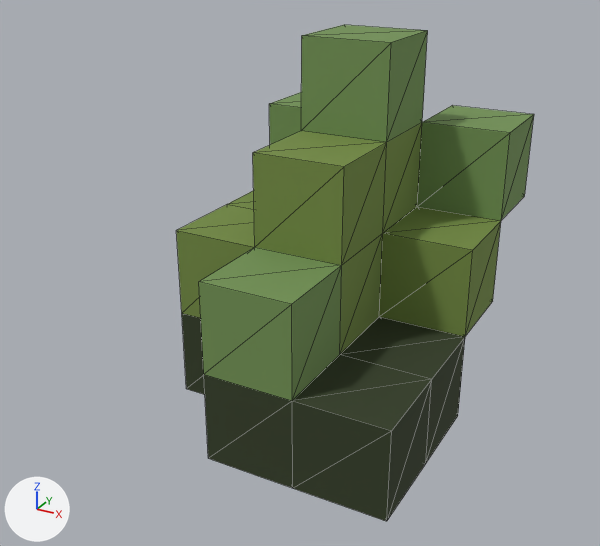
Before and after pictures for a commit that changed the glTF model assets/environment/dressing_pack/grass_tuft_med_01/output/model.glb.
One viewpoint serves both versions: a camera (50 mm lens) standing at (0.376, -0.728, 0.521) and looking at (-0.012, -0.022, 0.168). The axes (+X, +Y, +Z) are drawn at lower left. The lights are the same throughout. The first picture is the older version. Mesh edges are drawn as thin lines. Vertices at exactly the same position are counted once.

The first picture shows 'grass_tuft_med_01'.
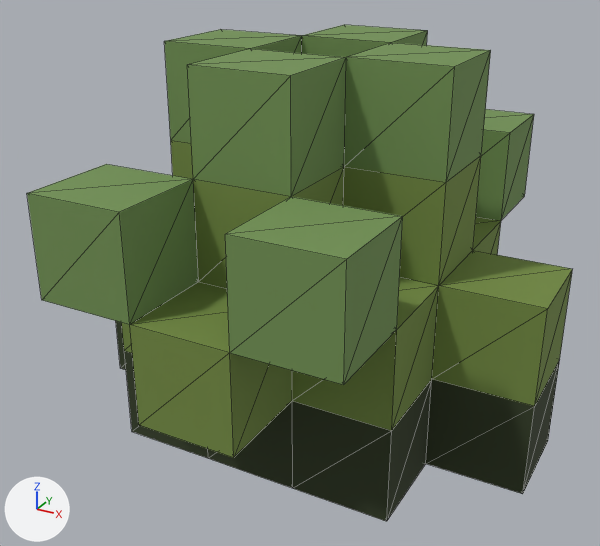
Changed parts and their boxes [x1, y1, x2, y2] in the pictures (600 x 546 px):
'grass_tuft_med_01', reshaped (52% wider): before [176, 25, 534, 521]; after [27, 25, 573, 521]
part 1 of me_grass_tuft_med_01_mesh, built on: before [176, 143, 473, 463]; after [27, 29, 573, 494]

Diff of the bpy script that builds the scene:
```diff
--- a/assets/environment/dressing_pack/grass_tuft_med_01/output/model.glb.py
+++ b/assets/environment/dressing_pack/grass_tuft_med_01/output/model.glb.py
@@ me_grass_tuft_med_01_mesh @@
 # used by ob_grass_tuft_med_01; location = (0.0, 0.0, 0.0)
-me_grass_tuft_med_01_mesh.from_pydata(...)  # 63 vertices, 132 faces; spans x -0.15..0.15, y -0.15..0.25, z 0.0..0.4
+me_grass_tuft_med_01_mesh.from_pydata(...)  # 104 vertices, 228 faces; spans x -0.25..0.25, y -0.25..0.25, z 0.0..0.4
+# me_grass_tuft_med_01_mesh part 1
+# 3 vertices are removed from x -0.05..0.05, y -0.05..0.05, z 0.1
+# 42 faces are deleted
+# 12 new vertices lie (-0.1, 0.0, 0.0) away from vertices in x -0.15..-0.05, y -0.15..0.05, z 0.0..0.4
+# 11 new vertices lie (0.1, 0.0, 0.0) away from vertices in x 0.05..0.15, y -0.15..0.15, z 0.0..0.4
+# 13 new vertices lie (0.0, -0.1, 0.0) away from vertices in x -0.15..0.25, y -0.15..0.05, z 0.1..0.4
+# 8 new vertices lie (0.0, 0.0, 0.1) away from vertices in x -0.15..0.15, y -0.25..-0.15, z 0.2..0.3
+# 138 new faces join them
 me_grass_tuft_med_01_mesh.materials.append(mat_mat_dressing_atlas)
```
